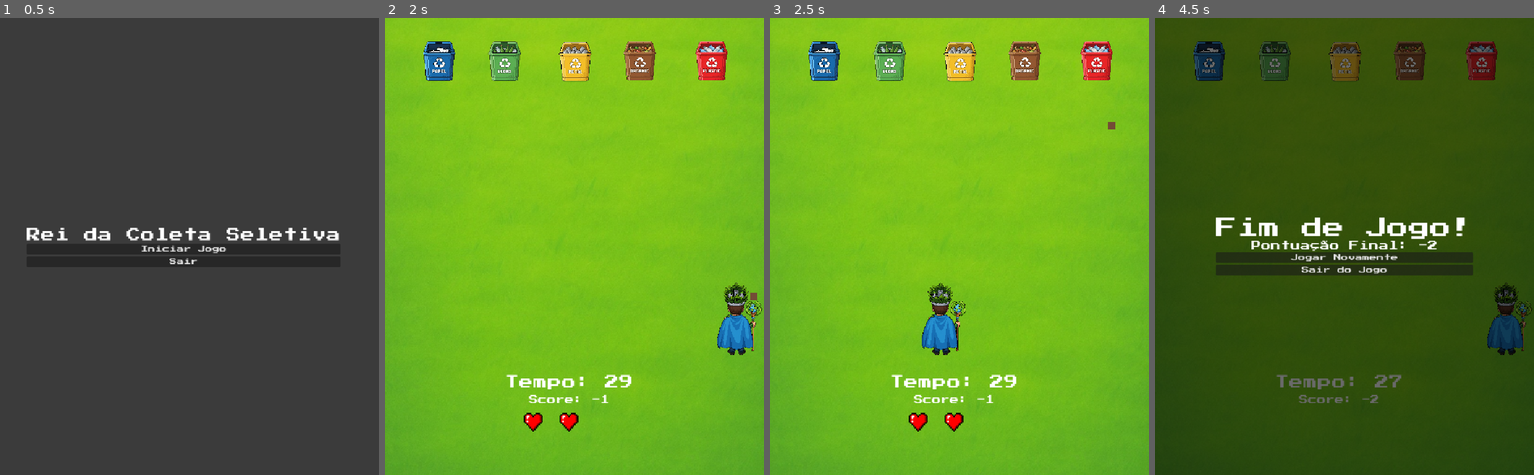
Above: before the commit, frames 1-4 (left to right).
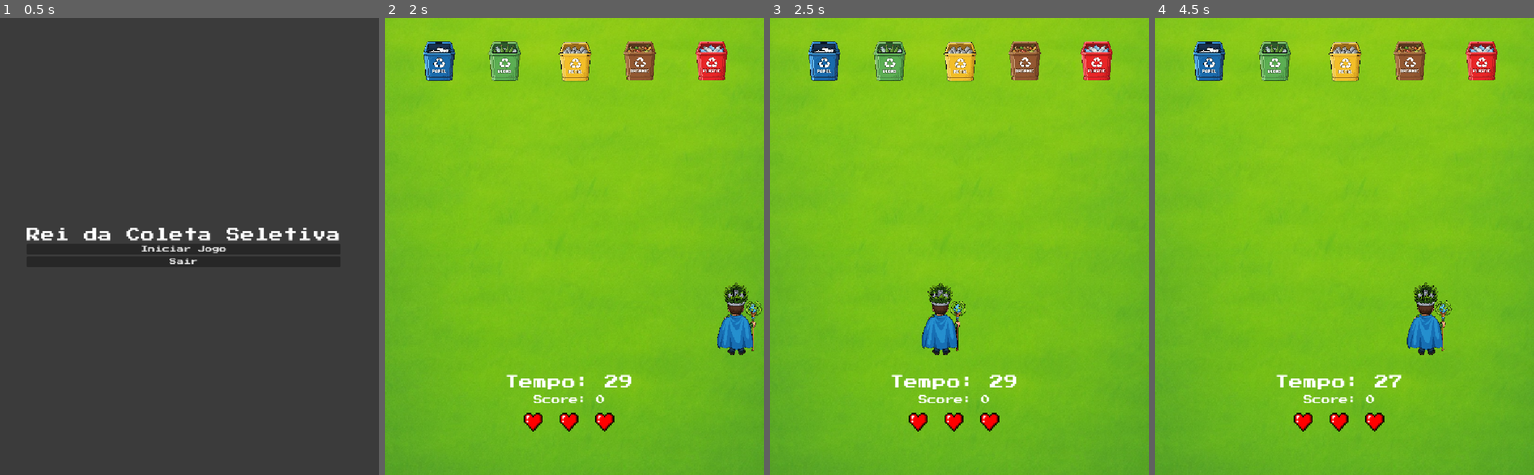
Above: after the commit, the same moments.

Repository: Jota011/Rei-da-Coleta-Seletiva
Game: Godot game, scene res://MainMenu.tscn
Two runs of this game, one before a commit and one after it. Both use one fixed random seed, a clock stepped at 60 frames per second and the inputs below.
Inputs:
- Up to frame 1 (0.5 s): no input
- Up to frame 2 (2 s): click "Iniciar Jogo" at 0.5 s; tap Enter (ui_accept) at 1.25 s; hold Right (move_right) from 1.28 s (still down); hold Enter (ui_accept) from 1.28 s (still down)
- Up to frame 3 (2.5 s): release Right (move_right) at 2.03 s; release Enter (ui_accept) at 2.03 s; hold Left (move_left) from 2.03 s (still down); tap Enter (ui_accept) at 2.1, 2.27 s
- Up to frame 4 (4.5 s): tap Enter (ui_accept) at 2.57, 3.6, 3.77, 4.07 s; release Left (move_left) at 2.78 s; hold Enter (ui_accept) 2.78-3.53 s; hold Right (move_right) 2.78-4.28 s; hold Left (move_left) from 4.28 s (still down); hold Enter (ui_accept) from 4.28 s (still down)

Frame 1 is identical in both runs. In frame 2, 0.4% of the frame differs, in the area x 37-99%, y 60-91%; in frame 3, 0.4%; in frame 4, 100%, in the area x 0-100%, y 0-100%.

Commit message:
Tenatando criar o local de spawn dos lixos

Diff:
--- a/Main.gd
+++ b/Main.gd
@@ -22,7 +22,7 @@
 	for lixeira in lixeiras:
 		lixeira.trash_collided.connect(_on_trash_collided)
 
-	$MissDetector.body_entered.connect(_on_miss_detector_body_entered)
+	#$MissDetector.body_entered.connect(_on_miss_detector_body_entered)
 
 	randomize_bin_positions()
 	update_score_display()
--- a/Main.tscn
+++ b/Main.tscn
@@ -1,11 +1,10 @@
-[gd_scene load_steps=16 format=3 uid="uid://dojmhi4ygqnrc"]
+[gd_scene load_steps=20 format=3 uid="uid://dojmhi4ygqnrc"]
 
 [ext_resource type="Script" uid="uid://dna3a4ham448x" path="res://Main.gd" id="1_03owx"]
 [ext_resource type="PackedScene" uid="uid://d2al7er4r4kae" path="res://Player/Player.tscn" id="1_glv2v"]
 [ext_resource type="PackedScene" uid="uid://dgc4gurtehasv" path="res://Bins/Bin.tscn" id="1_r0du0"]
 [ext_resource type="PackedScene" uid="uid://btu2p6usgw8mt" path="res://PauseMenu.tscn" id="2_5vvyt"]
 [ext_resource type="PackedScene" uid="uid://cley2434hl5cp" path="res://GameOverScreen.tscn" id="2_20pc6"]
-[ext_resource type="PackedScene" uid="uid://ufg88wpitkjm" path="res://Trash/Trash.tscn" id="3_cm0pq"]
 [ext_resource type="Texture2D" uid="uid://bav5mbcw3cs6b" path="res://assets/campo_fundo_2450x2450.jpg" id="4_c2ibq"]
 [ext_resource type="Texture2D" uid="uid://d126mfmiprw0a" path="res://assets/metal.png" id="6_c2ibq"]
 [ext_resource type="Texture2D" uid="uid://dke8htq18ri8c" path="res://assets/organico.png" id="7_j4qnp"]
@@ -14,9 +13,16 @@
 [ext_resource type="Texture2D" uid="uid://dqfwx5rek24ja" path="res://assets/vidro.png" id="10_kjvhd"]
 [ext_resource type="FontFile" uid="uid://ch2q8fckwhep" path="res://fonts/PressStart2P-Regular.ttf" id="10_wkp8b"]
 [ext_resource type="Texture2D" uid="uid://n2ukeym2x7tu" path="res://assets/heart48.png" id="13_c6i3y"]
+[ext_resource type="Script" uid="uid://dhebldi4nxyb1" path="res://obstaclespawner.gd" id="15_j4qnp"]
+[ext_resource type="PackedScene" uid="uid://co152im2uf31v" path="res://obstaculo.tscn" id="16_fpfj3"]
+[ext_resource type="PackedScene" uid="uid://dreq1rom74ba1" path="res://Trash/TrashCollectible.tscn" id="17_kjvhd"]
+[ext_resource type="Script" uid="uid://ia1p8t5b563w" path="res://area_spawn_lixo/trashSpawner.gd" id="17_sc1dx"]
 
 [sub_resource type="RectangleShape2D" id="RectangleShape2D_j4qnp"]
 size = Vector2(1121, 20)
+
+[sub_resource type="RectangleShape2D" id="RectangleShape2D_fpfj3"]
+size = Vector2(851, 20)
 
 [node name="Main" type="Node2D"]
 script = ExtResource("1_03owx")
@@ -78,7 +84,6 @@
 
 [node name="Player" parent="." instance=ExtResource("1_glv2v")]
 position = Vector2(386, 674)
-trash_scene = ExtResource("3_cm0pq")
 
 [node name="MissDetector" type="Area2D" parent="."]
 position = Vector2(-60, 4)
@@ -152,6 +157,23 @@
 pivot_offset = Vector2(24, 24)
 texture = ExtResource("13_c6i3y")
 
+[node name="ObstacleSpawner" type="Node2D" parent="."]
+script = ExtResource("15_j4qnp")
+obstacle_scene = ExtResource("16_fpfj3")
+
+[node name="Timer" type="Timer" parent="ObstacleSpawner"]
+
+[node name="TrashSpawner" type="Node2D" parent="."]
+script = ExtResource("17_sc1dx")
+trash_scene = ExtResource("17_kjvhd")
+
+[node name="area_spawn_lixo" type="Area2D" parent="TrashSpawner"]
+position = Vector2(0, 640)
+
+[node name="CollisionShape2D" type="CollisionShape2D" parent="TrashSpawner/area_spawn_lixo"]
+position = Vector2(425.5, 635)
+shape = SubResource("RectangleShape2D_fpfj3")
+
 [connection signal="body_entered" from="MissDetector" to="." method="_on_miss_detector_body_entered"]
 [connection signal="timeout" from="Timer" to="." method="_on_timer_timeout"]
 [connection signal="timeout" from="Timer" to="." method="game_over"]
--- a/Player/Player.gd
+++ b/Player/Player.gd
@@ -1,20 +1,15 @@
 # Player.gd
 extends CharacterBody2D
 
-# --- Variáveis Exportadas (Ajustáveis no Inspetor) ---
+# --- Variáveis Exportadas ---
 @export var speed = 900
-@export var trash_scene: PackedScene
+@export var trash_projectile_scene: PackedScene  # Cena do projetil (Trash.tscn)
 
-
-# --- Referências de Nós Filhos ---
-# Garante que temos uma referência ao sprite que mostra o lixo "em espera".
+# --- Referências de Nós ---
 @onready var lixo_na_mao_sprite: Sprite2D = $LixoNaMaoSprite
-# Garante que temos uma referência ao ponto exato de onde o lixo será lançado.
 @onready var ponto_de_lancamento: Marker2D = $PontoDeLancamento
 
-
-# --- Lógica do Jogo ---
-# Dicionário que armazena os tipos de lixo e suas respectivas imagens.
+# --- Dados ---
 var trash_types = {
 	"metal": preload("res://Trash/metal.png"),
 	"organico": preload("res://Trash/organico.png"),
@@ -22,75 +17,51 @@
 	"plastico": preload("res://Trash/plastico.png"),
 	"vidro": preload("res://Trash/vidro.png")
 }
-# Uma lista com as chaves do dicionário para facilitar o sorteio.
-var trash_keys = trash_types.keys()
 
-# Variáveis para guardar o estado do lixo que está "na mão".
+var has_trash = false
 var current_trash_type: String
 var current_trash_texture: Texture
-var can_shoot = false # Controla se o jogador pode atirar
 
+# --- Ready ---
+func _ready():
+	lixo_na_mao_sprite.texture = null
 
-# Função chamada uma vez quando o nó entra na cena.
-func _ready():
-	# Prepara o primeiro lixo assim que o jogo começa.
-	prepare_next_trash()
-
-
-# Função chamada a cada frame de física. Ideal para movimento e física.
-func _physics_process(delta):
-	# 1. Pega o input das setas Esquerda (-1) e Direita (1).
+# --- Movimento ---
+func _physics_process(_delta):
 	var direction = Input.get_axis("move_left", "move_right")
 	velocity.x = direction * speed
-
-	# 2. Move o personagem.
 	move_and_slide()
 
-	# 3. Limita a posição do jogador às bordas da tela.
-	#    Usa os limites exatos que você definiu: 44 e 789.
 	position.x = clamp(position.x, 44, 789)
 
-
-# Função chamada sempre que há um input (tecla, mouse, etc.).
+# --- Input ---
 func _unhandled_input(event):
-	# Verifica se a tecla pressionada foi a de "aceitar" (Espaço, por padrão).
 	if event.is_action_pressed("ui_accept"):
-		# Só permite o tiro se a variável can_shoot for verdadeira.
-		if can_shoot:
+		if has_trash:
 			shoot()
 
+# --- Coleta ---
+func collect_trash(type: String, texture: Texture):
+	if has_trash:
+		return  # Já tem lixo na mão
+	has_trash = true
+	current_trash_type = type
+	current_trash_texture = texture
+	lixo_na_mao_sprite.texture = texture
+	print("♻️ Lixo coletado:", type)
 
-# Esta função é chamada pela cena 'Main' para preparar o próximo lixo.
-func prepare_next_trash():
-	# Sorteia um novo tipo de lixo aleatoriamente.
-	current_trash_type = trash_keys[randi() % trash_keys.size()]
-	current_trash_texture = trash_types[current_trash_type]
-
-	# Atualiza a textura do sprite para mostrar qual lixo será o próximo.
-	lixo_na_mao_sprite.texture = current_trash_texture
-	can_shoot = true # Libera o próximo tiro!
-	print("Novo lixo preparado: ", current_trash_type)
-
-
-# Esta função lança o lixo que JÁ ESTAVA visível.
+# --- Arremesso ---
 func shoot():
-	# Verificação de segurança.
-	if not trash_scene:
-		print("ERRO: A cena do lixo (Trash Scene) não foi definida no Inspetor do Player!")
+	if not trash_projectile_scene:
+		push_error("❌ Cena do lixo projetil não atribuída!")
 		return
 
-	# Cria uma nova instância da cena do lixo.
-	var trash_instance = trash_scene.instantiate()
+	var projectile = trash_projectile_scene.instantiate()
+	projectile.set_trash_properties(current_trash_type, current_trash_texture)
+	projectile.global_position = ponto_de_lancamento.global_position
+	get_parent().add_child(projectile)
 
-	# Define as propriedades do lixo que será lançado (tipo e textura).
-	trash_instance.set_trash_properties(current_trash_type, current_trash_texture)
+	print("🚀 Arremessou:", current_trash_type)
 
-	# Posiciona o novo lixo exatamente na posição do nosso Marker2D.
-	trash_instance.global_position = ponto_de_lancamento.global_position
-
-	# Adiciona o lixo à cena principal para que ele exista no jogo.
-	get_parent().add_child(trash_instance)
-
-	# Após atirar, esvazia a mão e impede novos tiros até o sinal de colisão.
 	lixo_na_mao_sprite.texture = null
-	can_shoot = false
+	has_trash = false
--- a/Trash/Trash.gd
+++ b/Trash/Trash.gd
@@ -1,18 +1,17 @@
+ # Trash.gd
 extends CharacterBody2D
 
-# Velocidade com que o lixo sobe (em pixels por segundo)
 @export var speed = 1000
-
 var trash_type: String
 
-func _physics_process(delta):
-	# Define a velocidade vertical para ser constante e para cima
-	# (negativa no eixo Y significa para cima)
+func _physics_process(_delta):
 	velocity.y = -speed
-
-	# Move o lixo
 	move_and_slide()
 
+	# Se sair da tela, é removido
+	if global_position.y < -50:
+		queue_free()
+
 func set_trash_properties(type: String, texture: Texture):
-	self.trash_type = type
+	trash_type = type
 	$Sprite2D.texture = texture
--- a/Trash/Trash.tscn
+++ b/Trash/Trash.tscn
@@ -5,10 +5,9 @@
 [sub_resource type="RectangleShape2D" id="RectangleShape2D_qnrs2"]
 size = Vector2(40, 40)
 
-[node name="Trash" type="CharacterBody2D"]
+[node name="Trash" type="CharacterBody2D" groups=["projeteis"]]
 scale = Vector2(0.4, 0.4)
 collision_layer = 2
-collision_mask = 4
 script = ExtResource("1_qnrs2")
 
 [node name="Sprite2D" type="Sprite2D" parent="."]
--- /dev/null
+++ b/Trash/TrashCollectible.tscn
@@ -0,0 +1,14 @@
+[gd_scene load_steps=3 format=3 uid="uid://dreq1rom74ba1"]
+
+[ext_resource type="Script" uid="uid://c2y5of5xxnq67" path="res://Trash/Trash.gd" id="1_x30p8"]
+
+[sub_resource type="RectangleShape2D" id="RectangleShape2D_x30p8"]
+size = Vector2(48, 48)
+
+[node name="TrashCollectible" type="Area2D"]
+script = ExtResource("1_x30p8")
+
+[node name="CollisionShape2D" type="CollisionShape2D" parent="."]
+shape = SubResource("RectangleShape2D_x30p8")
+
+[node name="Sprite2D" type="Sprite2D" parent="."]
--- /dev/null
+++ b/Trash/trash_collectible.gd
@@ -0,0 +1,14 @@
+# TrashCollectible.gd
+extends Area2D
+
+@export var trash_type: String
+@export var texture: Texture
+
+func _ready():
+	$Sprite2D.texture = texture
+	connect("body_entered", Callable(self, "_on_body_entered"))
+
+func _on_body_entered(body):
+	if body.is_in_group("player"):  # Adicione o player ao grupo "player" no editor
+		body.collect_trash(trash_type, texture)
+		queue_free()
--- /dev/null
+++ b/area_spawn_lixo/trashSpawner.gd
@@ -0,0 +1,25 @@
+# TrashSpawner.gd
+extends Node2D
+
+@export var trash_scene: PackedScene  # arraste TrashCollectible.tscn aqui
+@export var spawn_area: Rect2 = Rect2(Vector2(100, 600), Vector2(800, 80)) # área de spawn no chão
+@export var spawn_interval: float = 3.0  # intervalo em segundos
+
+func _ready():
+	randomize()
+	var timer = Timer.new()
+	timer.wait_time = spawn_interval
+	timer.autostart = true
+	timer.timeout.connect(_on_spawn_timeout)
+	add_child(timer)
+
+func _on_spawn_timeout():
+	if not trash_scene:
+		push_error("❌ Nenhuma cena atribuída ao TrashSpawner. Arraste TrashCollectible.tscn no Inspetor!")
+		return
+
+	var trash_instance = trash_scene.instantiate()
+	var x = randf_range(spawn_area.position.x, spawn_area.position.x + spawn_area.size.x)
+	var y = randf_range(spawn_area.position.y, spawn_area.position.y + spawn_area.size.y)
+	trash_instance.global_position = Vector2(x, y)
+	get_tree().current_scene.add_child(trash_instance)
--- /dev/null
+++ b/obstaclespawner.gd
@@ -0,0 +1,22 @@
+extends Node2D
+
+@export var obstacle_scene: PackedScene
+@export var spawn_interval := 5.0
+@onready var timer: Timer = $Timer
+
+func _ready():
+	if not timer:
+		push_error("❌ Timer não encontrado! Adicione um Timer como filho do ObstacleSpawner.")
+		return
+
+	timer.wait_time = spawn_interval
+	timer.timeout.connect(_on_timer_timeout)
+	timer.start()
+
+func _on_timer_timeout():
+	if obstacle_scene:
+		var obstacle = obstacle_scene.instantiate()
+		get_parent().add_child(obstacle)
+		print("✅ Papagaio criado pelo spawner:", obstacle)
+	else:
+		push_error("❌ obstacle_scene não definido no Inspector!")
--- /dev/null
+++ b/obstaculo.tscn
@@ -0,0 +1,49 @@
+[gd_scene load_steps=7 format=3 uid="uid://co152im2uf31v"]
+
+[ext_resource type="Script" uid="uid://nbnyjxemaqhy" path="res://obstaculo/obstaculo.gd" id="1_2kwqw"]
+[ext_resource type="Texture2D" uid="uid://bfrrh1iuy83qj" path="res://assets/Gemini_Generated_Image_7g2a8a7g2a8a7g2a.png" id="2_2kwqw"]
+[ext_resource type="Texture2D" uid="uid://c3jx2e8je5eiy" path="res://assets/Gemini_Generated_Image_p6yhpvp6yhpvp6yh.png" id="3_bv3oh"]
+[ext_resource type="Texture2D" uid="uid://c3yhd70likn8l" path="res://assets/Gemini_Generated_Image_ftmtzkftmtzkftmt.png" id="4_1o4eu"]
+
+[sub_resource type="RectangleShape2D" id="RectangleShape2D_2kwqw"]
+size = Vector2(18.333332, 16.333332)
+
+[sub_resource type="SpriteFrames" id="SpriteFrames_2kwqw"]
+animations = [{
+"frames": [{
+"duration": 1.0,
+"texture": ExtResource("2_2kwqw")
+}, {
+"duration": 1.0,
+"texture": ExtResource("3_bv3oh")
+}, {
+"duration": 1.0,
+"texture": ExtResource("4_1o4eu")
+}, {
+"duration": 1.0,
+"texture": ExtResource("3_bv3oh")
+}],
+"loop": true,
+"name": &"voar",
+"speed": 10.0
+}]
+
+[node name="obstaculo" type="Area2D"]
+position = Vector2(47, 27)
+collision_mask = 2
+script = ExtResource("1_2kwqw")
+
+[node name="CollisionShape2D" type="CollisionShape2D" parent="." groups=["projeteis"]]
+scale = Vector2(3, 3)
+shape = SubResource("RectangleShape2D_2kwqw")
+
+[node name="AnimatedSprite2D" type="AnimatedSprite2D" parent="."]
+position = Vector2(1.9073486e-06, 0)
+scale = Vector2(0.08, 0.101)
+sprite_frames = SubResource("SpriteFrames_2kwqw")
+animation = &"voar"
+autoplay = "voar"
+frame = 1
+frame_progress = 0.06684998
+
+[connection signal="body_entered" from="." to="." method="_on_body_entered"]
--- /dev/null
+++ b/obstaculo/obstaculo.gd
@@ -0,0 +1,50 @@
+extends Area2D
+
+@export var speed := 250.0
+@export var horizontal_min := 64
+@export var horizontal_max := 1280
+@export var vertical_min := 64
+@export var vertical_max := 640
+@onready var anim_sprite: AnimatedSprite2D = $AnimatedSprite2D
+
+var direction: Vector2 = Vector2.ZERO
+
+func _ready():
+	randomize()
+
+	# Inicia animação
+	if anim_sprite:
+		anim_sprite.play("voar")  # nome da animação no AnimatedSprite2D
+
+	# Spawn na esquerda ou topo
+	var start_side = randi() % 2  # 0 = esquerda, 1 = topo
+	if start_side == 0:
+		position.x = -50
+		position.y = randf_range(vertical_min, vertical_max)
+		direction = Vector2(1, randf_range(-0.2, 0.2)).normalized()
+	else:
+		position.x = randf_range(horizontal_min, horizontal_max)
+		position.y = -50
+		direction = Vector2(randf_range(-0.2, 0.2), 1).normalized()
+
+	# Conecta sinal de colisão
+	if not is_connected("body_entered", Callable(self, "_on_body_entered")):
+		connect("body_entered", Callable(self, "_on_body_entered"))
+
+
+	print("Papagaio criado em: ", position, " direção: ", direction)
+
+func _process(delta):
+	position += direction * speed * delta
+
+	# Remove quando sair da tela completamente
+	var screen_size = get_viewport_rect().size
+	if position.x < -100 or position.x > screen_size.x + 100 \
+	or position.y < -100 or position.y > screen_size.y + 100:
+		queue_free()
+
+func _on_body_entered(body):
+	# Checa se o corpo é o projetil
+	if body.is_in_group("projeteis"):
+		body.queue_free()  # remove apenas o projetil
+		print("Colisão detectada! Projetil removido.")
--- a/project.godot
+++ b/project.godot
@@ -12,7 +12,7 @@
 
 config/name="Rei da Coleta"
 run/main_scene="uid://chlypk1m2sget"
-config/features=PackedStringArray("4.4", "Forward Plus")
+config/features=PackedStringArray("4.5", "Forward Plus")
 config/icon="res://icon.svg"
 
 [display]
@@ -22,6 +22,11 @@
 window/size/initial_position_type=0
 window/size/borderless=true
 window/stretch/mode="canvas_items"
+
+[global_group]
+
+projeteis=""
+obstacle=""
 
 [importer_defaults]
 
Not shown, removed: SFX/coracao_vida.mp3.import
Not shown, removed: SFX/lixo_universal.mp3.import
Not shown, removed: SFX/lixo_vidro.mp3.import
Not shown, removed: SFX/mais_1_ponto.mp3.import
Not shown, removed: SFX/menos_1_ponto.mp3.import
Not shown, removed: SFX/passos.mp3.import
Not shown, removed: SFX/projetil.mp3.import
Not shown, added: Trash/trash_collectible.gd.uid
Not shown, added: area_spawn_lixo/trashSpawner.gd.uid
Binary file added: assets/Gemini_Generated_Image_7g2a8a7g2a8a7g2a.png
Not shown, added: assets/Gemini_Generated_Image_7g2a8a7g2a8a7g2a.png.import
Binary file added: assets/Gemini_Generated_Image_ftmtzkftmtzkftmt.png
(and 12 more such lines)
